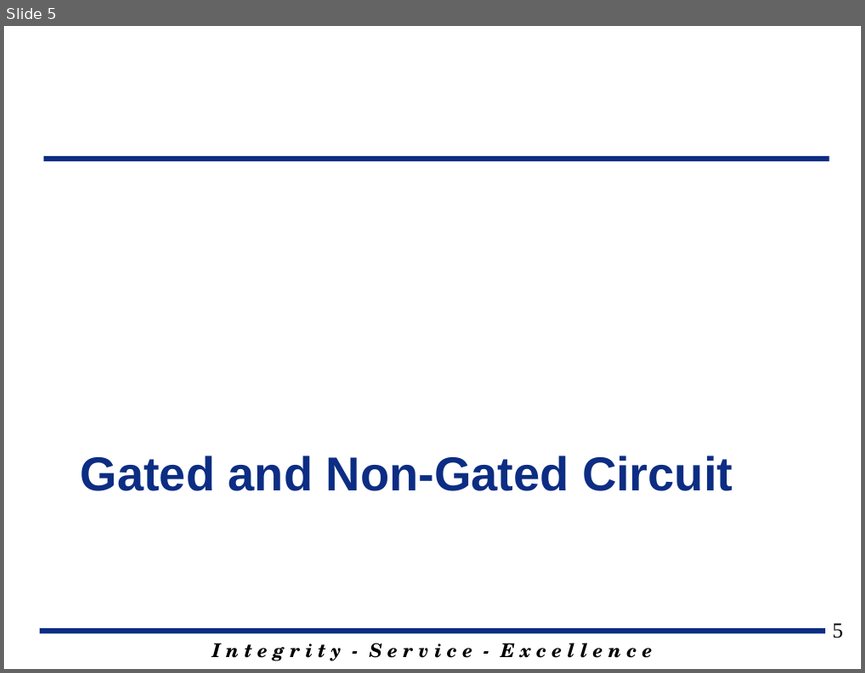
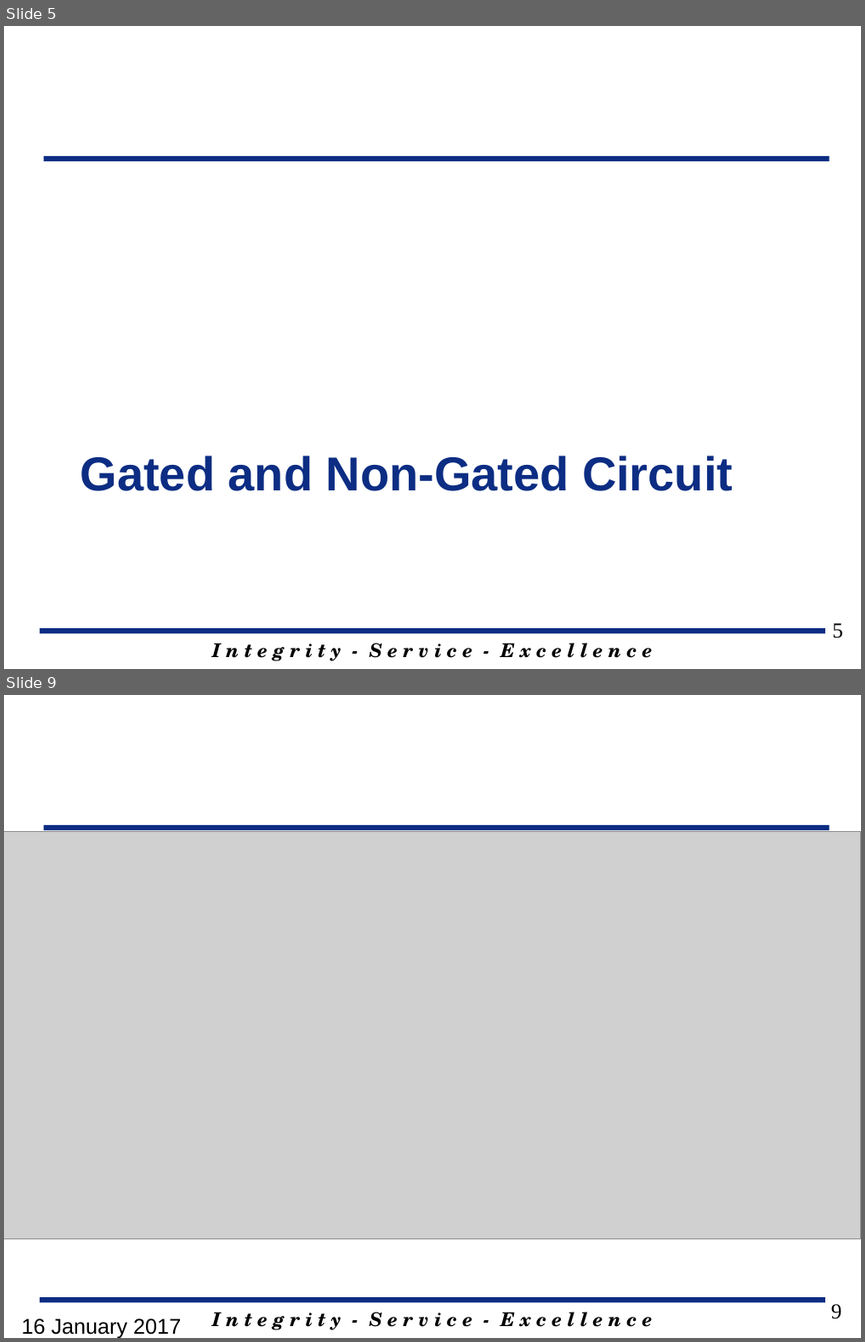
Before and after one commit to jfalkinburg/ECE383_web, a slide deck: lecture/slides/ECE_383_Lec5.pptx. Shown one above the other, each under a label of ours: slide 5 before the commit, slides 5 and 9 after it; the slides between them are not shown. The pictures are 865x673 and 865x1342 pixels, drawn with LibreOffice and Linux fonts; fonts in the diff are those of the drawing; grey boxes stand for pictures; background and template pictures are left out. Boxes give left, top, right and bottom in pixels: in the first picture for what was removed or moved away, otherwise in the second. Text is boxed around its words. In the diff, an @@ line names an element or a change of style, - is before the commit and + after.

Commit message:
Updating Lecture 5 slide and Lab 1 introductions.  Also adding modifying Lab 1 code and adding new images to Lab 1 for new Neyxys Video board.  Additionally changing the reset input to reset_n on all code.

```diff
--- a/lecture/slides/ECE_383_Lec5.pptx
+++ b/lecture/slides/ECE_383_Lec5.pptx
@@ slide 9 added at (4, 695, 861, 1338), background #FFFFFF; not listed: 3 template elements that a slide beside it also shows @@
@@ picture added at (4, 832, 861, 1239) @@
@@ page number added at (831, 1304, 842, 1319), 18 pt, text #000000 @@
+9
@@ text added at (22, 1318, 181, 1338), 18 pt, text #000000 @@
+16 January 2017
```
Also in this commit, not shown: 6 slides changed, 20 other slides added, 1 slide removed, 9 other files.
